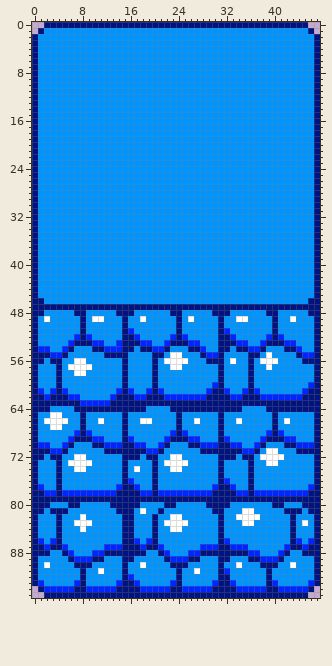
One commit to this sprite sheet: res/gfx/tiles/blue_marbel 2.5d_18.png. The picture above was drawn from the file before the commit.
The file is 48x96 pixels.
New version:
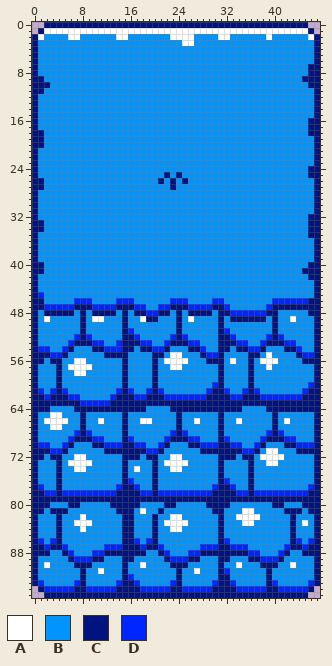
Palette (. is transparent): A #ffffff  B #0094ff  C #00137f  D #0026ff
Change:
@@ x 0..47 @@
  0 ..CCCCCCCCCCCCCCCCCCCCCCCCCCCCCCCCCCCCCCCCCCCC..
- 1 .CBBBBBBBBBBBBBBBBBBBBBBBBBBBBBBBBBBBBBBBBBBBBC.
- 2 CBBBBBBBBBBBBBBBBBBBBBBBBBBBBBBBBBBBBBBBBBBBBBBC
- 3 CBBBBBBBBBBBBBBBBBBBBBBBBBBBBBBBBBBBBBBBBBBBBBBC
+ 1 .CAAAAAAAAAAAAAAAAAAAAAAAAAAAAAAAAAAAAAAAAAAAAC.
+ 2 CABBBBAABBBBBBAABBBBBBBAAAABBBBAABBBBBBABBBBBBAC
+ 3 CBBBBBBBBBBBBBBBBBBBBBBBBAABBBBBBBBBBBBBBBBBBBBC
  4 CBBBBBBBBBBBBBBBBBBBBBBBBBBBBBBBBBBBBBBBBBBBBBBC
@@ x 0..47 @@
  6 CBBBBBBBBBBBBBBBBBBBBBBBBBBBBBBBBBBBBBBBBBBBBBBC
- 7 CBBBBBBBBBBBBBBBBBBBBBBBBBBBBBBBBBBBBBBBBBBBBBBC
- 8 CBBBBBBBBBBBBBBBBBBBBBBBBBBBBBBBBBBBBBBBBBBBBBBC
- 9 CBBBBBBBBBBBBBBBBBBBBBBBBBBBBBBBBBBBBBBBBBBBBBBC
-10 CBBBBBBBBBBBBBBBBBBBBBBBBBBBBBBBBBBBBBBBBBBBBBBC
-11 CBBBBBBBBBBBBBBBBBBBBBBBBBBBBBBBBBBBBBBBBBBBBBBC
+ 7 CBBBBBBBBBBBBBBBBBBBBBBBBBBBBBBBBBBBBBBBBBBBBBCC
+ 8 CBBBBBBBBBBBBBBBBBBBBBBBBBBBBBBBBBBBBBBBBBBBBBCC
+ 9 CCBBBBBBBBBBBBBBBBBBBBBBBBBBBBBBBBBBBBBBBBBBBCCC
+10 CCCBBBBBBBBBBBBBBBBBBBBBBBBBBBBBBBBBBBBBBBBBBBCC
+11 CCBBBBBBBBBBBBBBBBBBBBBBBBBBBBBBBBBBBBBBBBBBBBBC
 12 CBBBBBBBBBBBBBBBBBBBBBBBBBBBBBBBBBBBBBBBBBBBBBBC
@@ x 0..47 @@
 15 CBBBBBBBBBBBBBBBBBBBBBBBBBBBBBBBBBBBBBBBBBBBBBBC
-16 CBBBBBBBBBBBBBBBBBBBBBBBBBBBBBBBBBBBBBBBBBBBBBBC
-17 CBBBBBBBBBBBBBBBBBBBBBBBBBBBBBBBBBBBBBBBBBBBBBBC
-18 CBBBBBBBBBBBBBBBBBBBBBBBBBBBBBBBBBBBBBBBBBBBBBBC
-19 CBBBBBBBBBBBBBBBBBBBBBBBBBBBBBBBBBBBBBBBBBBBBBBC
-20 CBBBBBBBBBBBBBBBBBBBBBBBBBBBBBBBBBBBBBBBBBBBBBBC
+16 CBBBBBBBBBBBBBBBBBBBBBBBBBBBBBBBBBBBBBBBBBBBBBCC
+17 CBBBBBBBBBBBBBBBBBBBBBBBBBBBBBBBBBBBBBBBBBBBBBCC
+18 CCBBBBBBBBBBBBBBBBBBBBBBBBBBBBBBBBBBBBBBBBBBBBCC
+19 CCBBBBBBBBBBBBBBBBBBBBBBBBBBBBBBBBBBBBBBBBBBBBBC
+20 CCBBBBBBBBBBBBBBBBBBBBBBBBBBBBBBBBBBBBBBBBBBBBBC
 21 CBBBBBBBBBBBBBBBBBBBBBBBBBBBBBBBBBBBBBBBBBBBBBBC
@@ x 0..47 @@
 23 CBBBBBBBBBBBBBBBBBBBBBBBBBBBBBBBBBBBBBBBBBBBBBBC
-24 CBBBBBBBBBBBBBBBBBBBBBBBBBBBBBBBBBBBBBBBBBBBBBBC
-25 CBBBBBBBBBBBBBBBBBBBBBBBBBBBBBBBBBBBBBBBBBBBBBBC
-26 CBBBBBBBBBBBBBBBBBBBBBBBBBBBBBBBBBBBBBBBBBBBBBBC
-27 CBBBBBBBBBBBBBBBBBBBBBBBBBBBBBBBBBBBBBBBBBBBBBBC
+24 CBBBBBBBBBBBBBBBBBBBBBBBBBBBBBBBBBBBBBBBBBBBBBCC
+25 CBBBBBBBBBBBBBBBBBBBBBCBCBBBBBBBBBBBBBBBBBBBBBCC
+26 CCBBBBBBBBBBBBBBBBBBBCBCBCBBBBBBBBBBBBBBBBBBBBBC
+27 CCBBBBBBBBBBBBBBBBBBBBBCBBBBBBBBBBBBBBBBBBBBBBBC
 28 CBBBBBBBBBBBBBBBBBBBBBBBBBBBBBBBBBBBBBBBBBBBBBBC
@@ x 0..47 @@
 31 CBBBBBBBBBBBBBBBBBBBBBBBBBBBBBBBBBBBBBBBBBBBBBBC
-32 CBBBBBBBBBBBBBBBBBBBBBBBBBBBBBBBBBBBBBBBBBBBBBBC
-33 CBBBBBBBBBBBBBBBBBBBBBBBBBBBBBBBBBBBBBBBBBBBBBBC
-34 CBBBBBBBBBBBBBBBBBBBBBBBBBBBBBBBBBBBBBBBBBBBBBBC
-35 CBBBBBBBBBBBBBBBBBBBBBBBBBBBBBBBBBBBBBBBBBBBBBBC
+32 CBBBBBBBBBBBBBBBBBBBBBBBBBBBBBBBBBBBBBBBBBBBBBCC
+33 CCBBBBBBBBBBBBBBBBBBBBBBBBBBBBBBBBBBBBBBBBBBBBCC
+34 CCBBBBBBBBBBBBBBBBBBBBBBBBBBBBBBBBBBBBBBBBBBBBCC
+35 CBBBBBBBBBBBBBBBBBBBBBBBBBBBBBBBBBBBBBBBBBBBBBCC
 36 CBBBBBBBBBBBBBBBBBBBBBBBBBBBBBBBBBBBBBBBBBBBBBBC
@@ x 0..47 @@
 39 CBBBBBBBBBBBBBBBBBBBBBBBBBBBBBBBBBBBBBBBBBBBBBBC
-40 CBBBBBBBBBBBBBBBBBBBBBBBBBBBBBBBBBBBBBBBBBBBBBBC
-41 CBBBBBBBBBBBBBBBBBBBBBBBBBBBBBBBBBBBBBBBBBBBBBBC
-42 CBBBBBBBBBBBBBBBBBBBBBBBBBBBBBBBBBBBBBBBBBBBBBBC
+40 CCBBBBBBBBBBBBBBBBBBBBBBBBBBBBBBBBBBBBBBBBBBBBCC
+41 CCBBBBBBBBBBBBBBBBBBBBBBBBBBBBBBBBBBBBBBBBBBBCCC
+42 CBBBBBBBBBBBBBBBBBBBBBBBBBBBBBBBBBBBBBBBBBBBBBCC
 43 CBBBBBBBBBBBBBBBBBBBBBBBBBBBBBBBBBBBBBBBBBBBBBBC
 44 CBBBBBBBBBBBBBBBBBBBBBBBBBBBBBBBBBBBBBBBBBBBBBBC
-45 CBBBBBBBBBBBBBBBBBBBBBBBBBBBBBBBBBBBBBBBBBBBBBBC
-46 CCBBBBBBBBBBBBBBBBBBBBBBBBBBBBBBBBBBBBBBBBBBBBCC
-47 CCCCCCCCCCCCCCCCCCCCCCCCCCCCCCCCCCCCCCCCCCCCCCCC
-48 CCBBBBBCCBBBBBCCCBBBBBBCCBBBBBCCCBBBBBBCCBBBBBCC
-49 CBABBBBBCBAABBBCBBABBBBBCBABBBBCBBAABBBBCBBABBBC
+45 CDBBBBBBBBBBBBBBBBBBBBBBBBBBBBBBBBBBBBBBBBBBBBBC
+46 CCBBBBBDDDBBBBDDDBBBBBBDDDBBBBDDBBBBBBBBDDDDDDCC
+47 CCDDDDDCCCDDDDCCCDDBBDDCCCDDDDCCDBBBBBBDCCCCCCCC
+48 CBCCCCCBCBCCCCBCBCCDDCCBCBCCCCBCCDDDDDDCCBBBBBCC
+49 CBABBBBBCBAABBBCBBACCBBBCBABBBBCBCCCCCCBCBBABBBC
 50 CBBBBBBBCBBBBBBCBBBBBBBBCBBBBBBCBBBBBBBBCBBBBBBC
